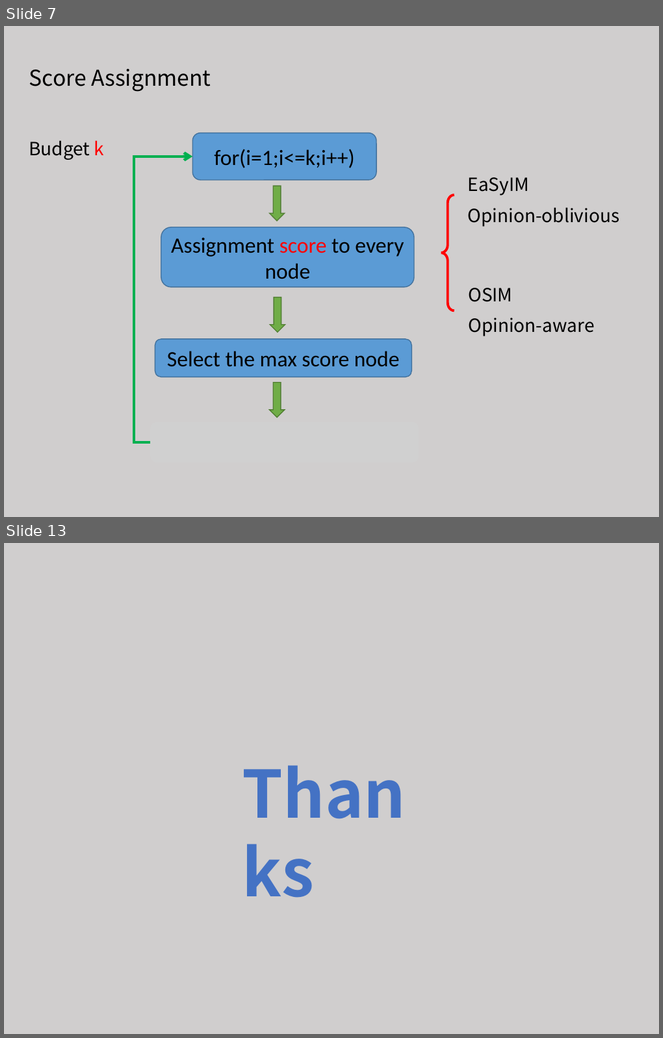
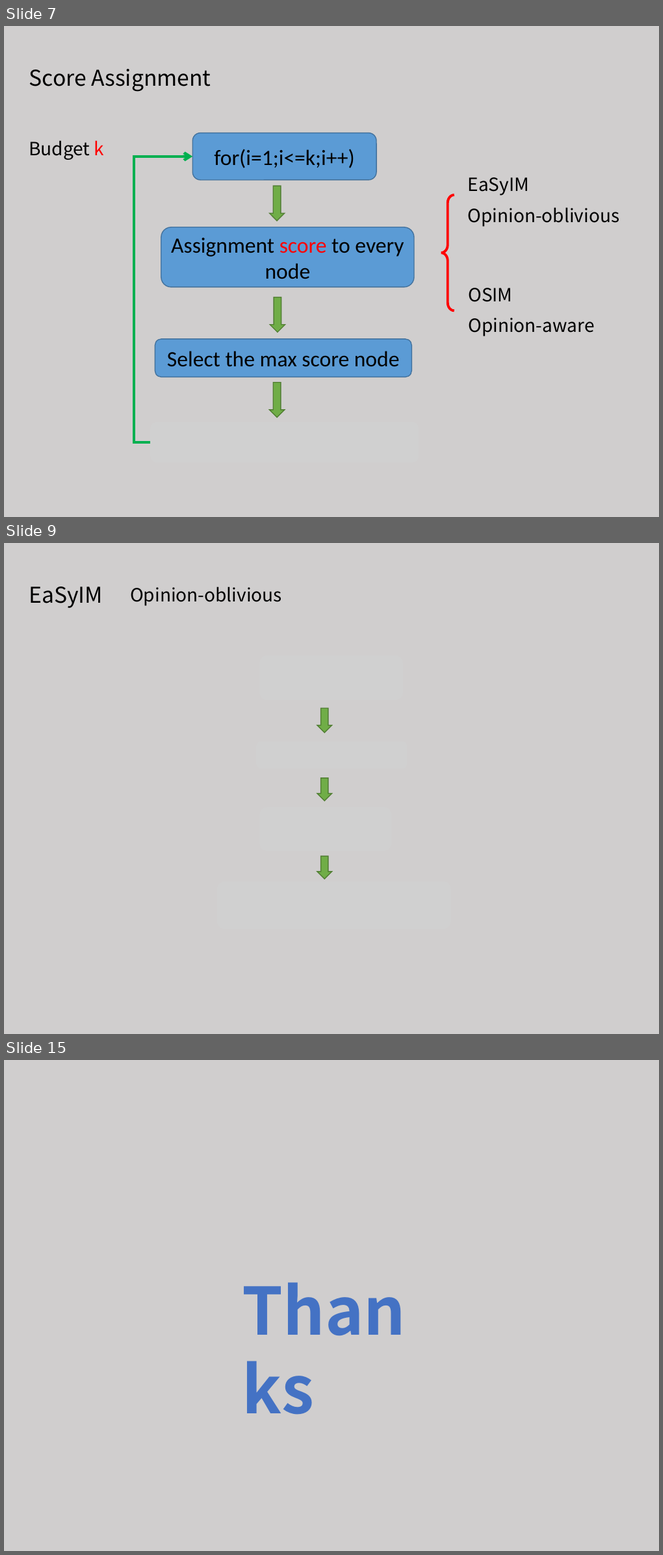
Before and after one commit to tianzhuwei/PPT, a slide deck: 4-魏天柱-Holistic Influence Maximization_ Combining Scalability and Efficiency with Opinion-Aware Models..pptx. Shown one above the other, each under a label of ours: slides 7 and 13 before the commit, slides 7, 9 and 15 after it; the slides between them are not shown. The pictures are 663x1038 and 663x1555 pixels, drawn with LibreOffice and Linux fonts; fonts in the diff are those of the drawing; grey boxes stand for pictures. Boxes give left, top, right and bottom in pixels: in the first picture for what was removed or moved away, otherwise in the second. Text is boxed around its words. In the diff, an @@ line names an element or a change of style, - is before the commit and + after.

```diff
--- a/4-魏天柱-Holistic Influence Maximization_ Combining Scalability and Efficiency with Opinion-Aware Models..pptx
+++ b/4-魏天柱-Holistic Influence Maximization_ Combining Scalability and Efficiency with Opinion-Aware Models..pptx
@@ slide 9 added at box(4, 543, 659, 1034), background #D0CECE @@
@@ text added at box(29, 587, 103, 608), 24 pt, text #000000 @@
+EaSyIM
@@ text added at box(130, 587, 282, 606), 20 pt, text #000000 @@
+Opinion-oblivious
@@ picture added at box(259, 655, 403, 700) @@
@@ down arrow added at box(317, 708, 332, 732), fill #70AD47, outline #538035 1 pt @@
@@ picture added at box(256, 741, 407, 769) @@
@@ down arrow added at box(317, 778, 332, 801), fill #70AD47, outline #538035 1 pt @@
@@ picture added at box(259, 807, 391, 851) @@
@@ down arrow added at box(317, 856, 332, 879), fill #70AD47, outline #538035 1 pt @@
@@ picture added at box(217, 882, 451, 930) @@
@@ what was slide 13 is now slide 15 @@
```
Also in this commit, not shown: 4 slides changed, 3 other slides added, 4 slides removed.
